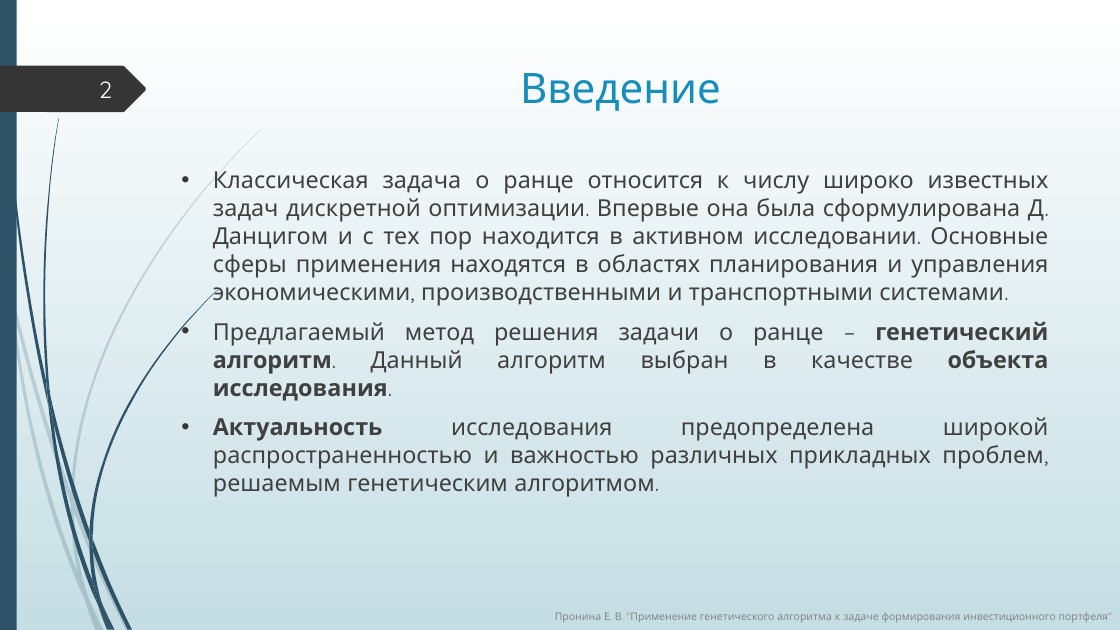
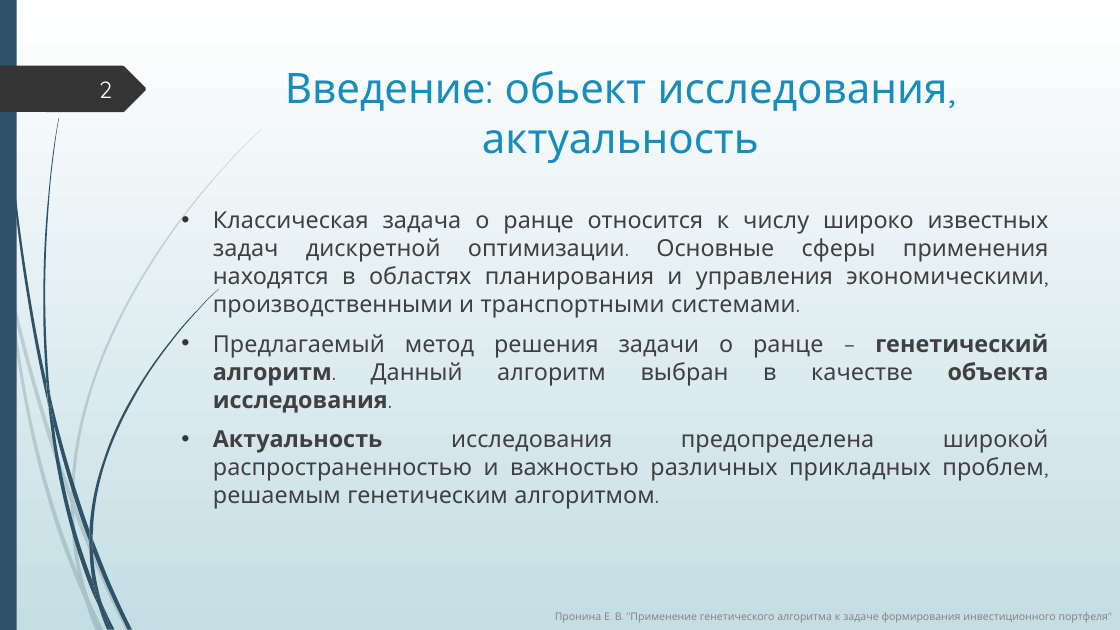
Before and after one commit to ElizJogar/Knapsack-Problems, a slide deck: slide 2 of diploma.pptx. Drawn at 1120x630 pixels with LibreOffice and Linux fonts; fonts in the diff are those of the drawing. Boxes give left, top, right and bottom in pixels: in the first picture for what was removed or moved away, otherwise in the second. Text is boxed around its words. In the diff, an @@ line names an element or a change of style, - is before the commit and + after.

```diff
--- a/diploma.pptx
+++ b/diploma.pptx
@@ title at bbox=[285, 71, 948, 163]: text changed @@
-Введение
+Введение: обьект исследования, актуальность
@@ text "Классическая задача о ранце относится ...": place and size @@
-text "Классическая задача о ранце относится ..." at bbox=[213, 171, 1049, 497]
+text "Классическая задача о ранце относится ..." at bbox=[213, 211, 1049, 509]
@@ text at bbox=[213, 211, 1049, 318]: text changed @@
-• Классическая задача о ранце относится к числу широко известных задач дискретной оптимизации. Впервые она была сформулирована Д. Данцигом и с тех пор находится в активном исследовании. Основные сферы применения находятся в областях планирования и управления экономическими, производственными и транспортными системами.
+• Классическая задача о ранце относится к числу широко известных задач дискретной оптимизации. Основные сферы применения находятся в областях планирования и управления экономическими, производственными и транспортными системами.
```
Also in this commit, not shown: 7 other slides changed, 1 slide added, 1 slide removed, 3 other files.
